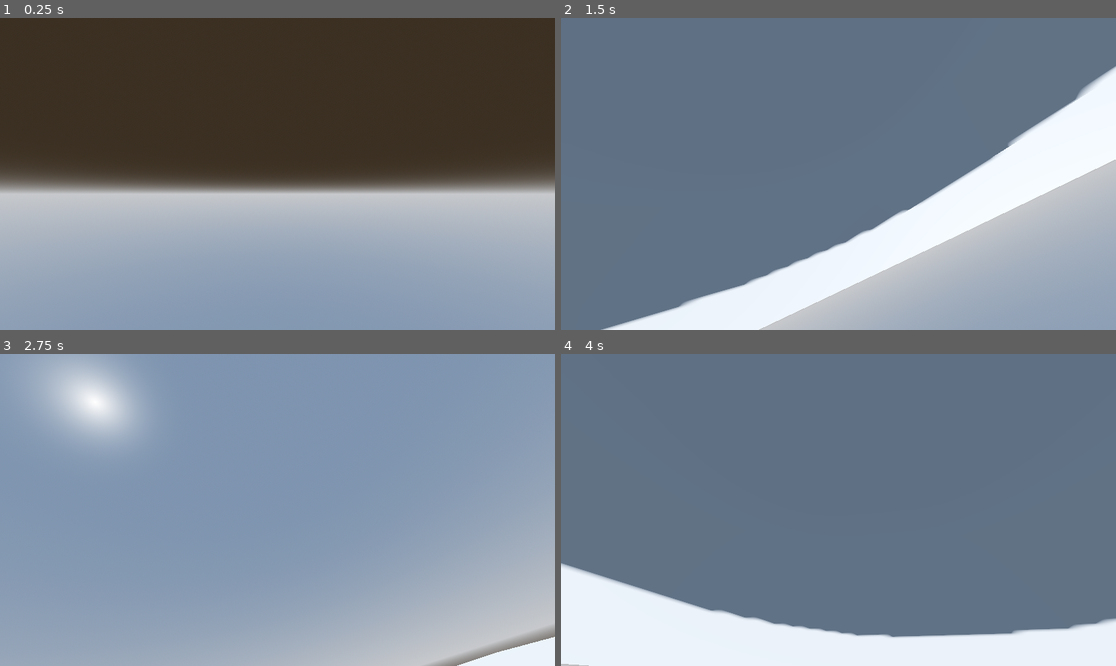
Above: before the commit, frames 1-4 (two rows, left to right).
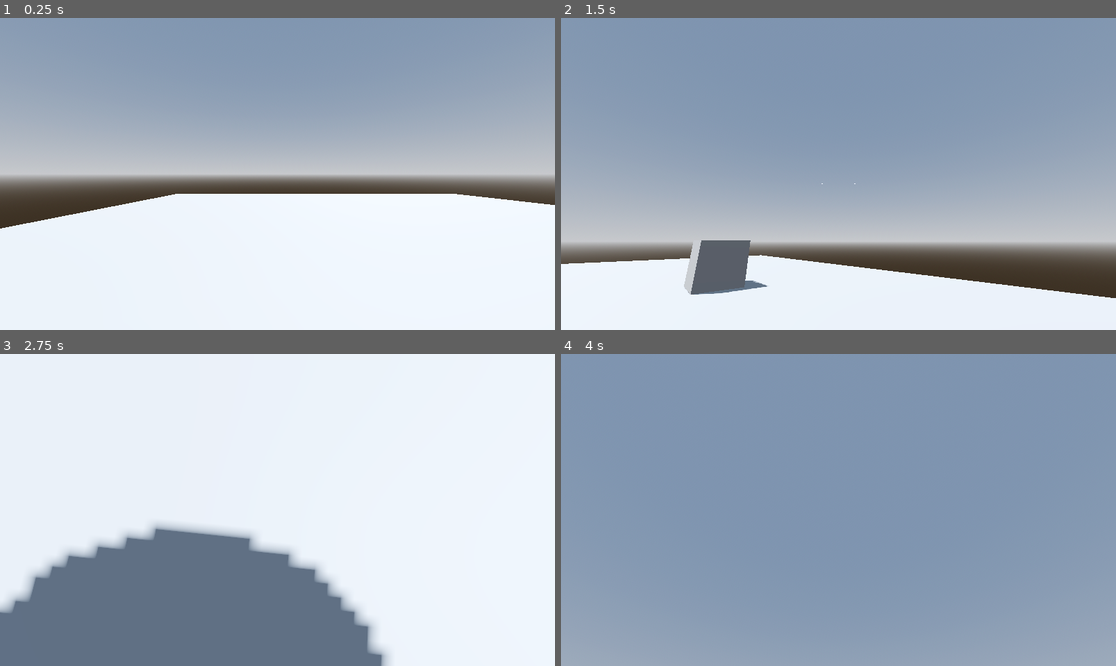
Above: after the commit, the same moments.

Repository: clarinet-player/Oxygen-Critical
Game: Godot game, scene res://scenes/testscene.tscn
The game is run twice, just before and just after one commit, with the same random seed, the same clock (stepped at 60 frames per second) and the same inputs.
Inputs (mouse positions are in pixels of both pictures, inside the frame that each line leads up to):
- Up to frame 1 (0.25 s): no input
- Up to frame 2 (1.5 s): tap Enter at 0.5 s; move the mouse to (960, 158) at 0.52 s; tap T at 0.6, 1.35 s; tap Space at 1.25 s; move the mouse to (727, 189) at 1.27 s
- Up to frame 3 (2.75 s): tap Enter at 2 s; move the mouse to (333, 441) at 2.02 s; tap T at 2.1 s
- Up to frame 4 (4 s): tap Space at 2.75 s; move the mouse to (810, 572) at 2.77 s; tap T at 2.85, 3.6 s; tap Enter at 3.5 s; move the mouse to (1005, 556) at 3.52 s

The runs differ from the first frame. In frame 1, 99% of the frame differs, in the area x 0-100%, y 0-100%; in frame 2, 92%; in frame 3, 98%; in frame 4, 100%.

Commit message:
work3

Diff:
--- a/classes/player_body.tscn
+++ b/classes/player_body.tscn
@@ -5,29 +5,32 @@
 extends RigidBody3D
 
 
-@export var walk_acceleration : float = 3.0
-@export var walk_friction : float = 3.0
-@export var walk_max_speed : float = 10.0
-
-@export var sprint_acceleration : float = 5.0
-@export var sprint_max_speed : float = 20.0
-
-@export var slide_power : float = 5.0
+
+@export var walk_acceleration : float = 30.0
+@export var walk_friction : float = 40.0
+@export var walk_max_speed : float = 3
+
+@export var sprint_acceleration : float = 40.0
+@export var sprint_max_speed : float = 6
+
+@export var slide_power : float = 2.0
 @export var slide_friction : float = 1.0
 
-@export var jump_power : float = 10.0
+@export var jump_power : float = 3.0
 
 @export var mouse_sensitivity : float = 0.01
 
-var _mouse_position : Vector2 = Vector2.ZERO
+var _mouse_position : Vector2
 
 var _anchored_body : RigidBody3D
 var _anchor_point_l : Vector3
-
-var _set_velocity : Vector3
-
-var _lateral_velocity : Vector2
 var _surface_normal : Vector3
+
+var _velocity_2d : Vector2
+var _velocity_3d : Vector3
+
+var _jump_stamina : float = 1.0
+var _slide_stamina : float = 1.0
 
 enum move_type {
 	IDLE,
@@ -39,55 +42,71 @@
 var _movement_state : move_type = move_type.WALKING
 
 
+
 # Called when we enter the scene tree
 func _ready():
-	body_entered.connect(_on_collision)
-
-
-############    EXECUTED EVERY PHYSICS FRAME    #############
-
-
-# Before simulation
-func _physics_process(delta):
+	_mouse_position = get_viewport().get_mouse_position()
+	#Input.mouse_mode = Input.MOUSE_MODE_CAPTURED
+
+
+
+############    Executed every physics frame    ############
+
+
+
+func _physics_process(delta : float):
 
 	# Get mouse input
 	var _new = get_viewport().get_mouse_position()
 	var _difference = _new - _mouse_position
+	_mouse_position = _new
 
 
 	# Rotate to match mouse input
 	if _anchored_body:
-		var _looking : Vector3 = global_transform.basis.z
-
 		rotate(_surface_normal, _difference.x * mouse_sensitivity)
-		rotate(_looking - _looking.dot(_surface_normal) * _surface_normal, _difference.y * mouse_sensitivity)
-
-	rotate(global_transform.basis.y, _difference.x * mouse_sensitivity)
-	rotate(global_transform.basis.x, _difference.y * mouse_sensitivity)
-
-	_mouse_position = _new
-
-
-	# Stop execution if we're not anchored
-	if !_anchored_body:
-		return
-
-
-	# Move to follow our anchor
-	global_position = _anchored_body.to_global(_anchor_point_l)
-
-
-	# Jumping
-	if Input.is_action_pressed(\"Space\"):
-		detach(global_transform.basis.z * jump_power)
-		apply_central_impulse(global_transform.basis.z * jump_power)
-
+		rotate(global_transform.basis.x.normalized(), _difference.y * mouse_sensitivity)
+
+	else:
+		rotate(global_transform.basis.y.normalized(), _difference.x * mouse_sensitivity)
+		rotate(global_transform.basis.x.normalized(), _difference.y * mouse_sensitivity)
+
+
+	# Regen stamina
+	_jump_stamina = clamp(_jump_stamina + delta, 0, 1)
+	_slide_stamina = clamp(_slide_stamina + delta, 0, 1)
+
+
+	if _anchored_body:
+
+		# Move to follow our anchor
+		global_position = _anchored_body.to_global(_anchor_point_l)
+
+
+		# Jumping
+		if Input.is_action_pressed(\"Space\"):
+			detach()
+			_velocity_3d += _surface_normal
+			_velocity_3d += global_transform.basis.z * -1 * jump_power * _jump_stamina
+			_jump_stamina = 0
+
+
+	# Delegate movement
+	if _anchored_body:
+		_surface_move(delta)
+	else:
+		_free_move(delta)
+
+
+
+func _surface_move(delta : float):
 
 	# Modifying Movement State
 	if Input.is_action_pressed(\"Control\"):
 		if _movement_state != move_type.SLIDING:
 			_movement_state = move_type.SLIDING
-			_lateral_velocity += _lateral_velocity.normalized() * slide_power
+			_velocity_2d.y += slide_power * _slide_stamina
+			_slide_stamina = 0
 	elif _movement_state == move_type.SLIDING:
 		_movement_state = move_type.IDLE
 
@@ -105,95 +124,146 @@
 	match _movement_state:
 
 		move_type.IDLE:
-			if _lateral_velocity < walk_friction * delta:
-				_lateral_velocity = Vector2.ZERO
-			else:
-				_lateral_velocity -= walk_friction * delta
+			if _velocity_2d.length() < walk_friction * delta:
+				_velocity_2d = Vector2.ZERO
+			else:
+				_velocity_2d = _velocity_2d.limit_length(_velocity_2d.length() - walk_friction * delta)
 
 		move_type.WALKING:
 			var _accel = delta * walk_acceleration
 
 			if Input.is_action_pressed(\"W\"):
-				_lateral_velocity.y += _accel
+				_velocity_2d.y += _accel
 			if Input.is_action_pressed(\"S\"):
-				_lateral_velocity.y -= _accel
+				_velocity_2d.y -= _accel
 			if Input.is_action_pressed(\"A\"):
-				_lateral_velocity.x -= _accel
+				_velocity_2d.x -= _accel
 			if Input.is_action_pressed(\"D\"):
-				_lateral_velocity.x += _accel
-
-			_lateral_velocity.limit_length(walk_max_speed)
+				_velocity_2d.x += _accel
+
+			if _velocity_2d.length() > walk_max_speed + walk_friction * delta:
+				_velocity_2d = _velocity_2d.limit_length(_velocity_2d.length() - walk_friction * delta)
+			else:
+				_velocity_2d = _velocity_2d.limit_length(walk_max_speed)
 
 		move_type.SPRINTING:
 			var _accel = delta * sprint_acceleration
 
 			if Input.is_action_pressed(\"W\"):
-				_lateral_velocity.y += _accel
+				_velocity_2d.y += _accel
 			if Input.is_action_pressed(\"S\"):
-				_lateral_velocity.y -= _accel
+				_velocity_2d.y -= _accel
 			if Input.is_action_pressed(\"A\"):
-				_lateral_velocity.x -= _accel
+				_velocity_2d.x -= _accel
 			if Input.is_action_pressed(\"D\"):
-				_lateral_velocity.x += _accel
-
-			_lateral_velocity.limit_length(sprint_max_speed)
+				_velocity_2d.x += _accel
+
+			if _velocity_2d.length() > sprint_max_speed + walk_friction * delta:
+				_velocity_2d = _velocity_2d.limit_length(_velocity_2d.length() - walk_friction * delta)
+			else:
+				_velocity_2d = _velocity_2d.limit_length(sprint_max_speed)
 
 		move_type.SLIDING:
-			if _lateral_velocity < slide_friction * delta:
-				_lateral_velocity = Vector2.ZERO
-			else:
-				_lateral_velocity -= walk_friction * delta
+			if _velocity_2d.length() < slide_friction * delta:
+				_velocity_2d = Vector2.ZERO
+			else:
+				_velocity_2d = _velocity_2d.limit_length(_velocity_2d.length() - slide_friction * delta)
 
 
 	# Applying movement
-	var _looking : Vector3 = global_transform.basis.z
-
+	var _looking : Vector3 = global_transform.basis.z * -1
 	var _forward : Vector3 = _looking - _looking.dot(_surface_normal) * _surface_normal
-
-	var _side : Vector3 = _forward.rotated(_surface_normal, 90)
-
-	var _movement : Vector3 = (_forward * _lateral_velocity.y) + ( _side * _lateral_velocity.x)
-	move_and_collide(_movement)
-
-
-# During simulation
-func _integrate_forces(state):
-	if _anchored_body:
+	var _side : Vector3 = _forward.cross(_surface_normal)
+	var _movement : Vector3 = (_forward * _velocity_2d.y) + ( _side * _velocity_2d.x)
+
+	var _collision = move_and_collide(_movement * delta)
+	while _collision:
+
+		var _body = _collision.get_collider()
+		var _normal = _collision.get_normal()
+		var _remaining : float = _movement.length() - _collision.get_travel().length()
+
+		if _body == _anchored_body and acos(_surface_normal.dot(_normal)) <= 0.5:
+			_surface_normal = _normal
+
+			_looking = global_transform.basis.z * -1
+			_forward = _looking - _looking.dot(_surface_normal) * _surface_normal
+			_side = _forward.cross(_surface_normal)
+
+			_movement = (_forward * _velocity_2d.y * _remaining) + ( _side * _velocity_2d.x * _remaining)
+
+		else:
+			var _new_velocity = _movement - _movement.dot(_normal) * _normal
+			_velocity_2d = Vector2(_new_velocity.dot(_side), _new_velocity.dot(_forward))
+			_movement = _new_velocity * _remaining
+
+		_collision = move_and_collide(_movement)
+
+
+
+	_collision = move_and_collide(_surface_normal * -2 * delta)
+	if !_collision:
+		detach()
 		return
 
-	if !_set_velocity.is_zero_approx():
-		state.linear_velocity = _set_velocity
-		_set_velocity = Vector3.ZERO
-
-	state.linear_velocity += WorldState.get_gravity_vector() * get_physics_process_delta_time()
-
-
-#############################################################
-
-
-func _on_collision(body : RigidBody3D):
-	if _anchored_body:
-		return
-
-	if body.grabbable:
-		attach(body, global_position)
-		var velocity = to_local(linear_velocity)
-		_lateral_velocity = Vector2(velocity.x, velocity.z + velocity.y)
-
-
-func attach(body : RigidBody3D, anchor_point_g : Vector3):
-	_anchored_body = body
-	_anchor_point_l = _anchored_body.to_local(anchor_point_g)
-
-
-func detach(velocity : Vector3):
-	var offset : Vector3 = position
-
-	reparent(_anchored_body.get_parent())
-
-	_set_velocity = velocity
-	_set_velocity += _anchored_body.linear_velocity
-	_set_velocity += position.cross( _anchored_body.angular_velocity )
+	_anchor_point_l = _anchored_body.to_local(self.global_position)
+
+
+
+func _free_move(delta : float):
+
+	# Apply gravity, if any
+	_velocity_3d += WorldState.get_gravity_vector() * delta
+
+	# Apply air resistance
+	_velocity_3d *= (350 - WorldState.air_pressure) / 350
+
+	# Try to move to our new position
+	var _collision = move_and_collide(_velocity_3d * delta)
+	while _collision:
+
+		var _body = _collision.get_collider()
+		var _normal = _collision.get_normal()
+
+		if \"get_is_grabbable\" in _body and _body.get_is_grabbable:
+			attach(_body, global_position, _normal)
+			_surface_move(_collision.get_remainder().length()/_velocity_3d.length())
+			return
+
+		_collision = move_and_collide(_collision.get_remainder().bounce(_normal) * 0.5)
+		_velocity_3d = _velocity_3d.bounce(_normal) * 0.5
+
+
+
+############################################################
+
+
+
+func attach(_body : RigidBody3D, _anchor_point_g : Vector3, _normal : Vector3):
+	_anchored_body = _body
+	_anchor_point_l = _anchored_body.to_local(_anchor_point_g)
+	_surface_normal = _normal
+
+	var _looking : Vector3 = global_transform.basis.z * -1
+
+	var _forward : Vector3 = _looking - _looking.dot(_surface_normal) * _surface_normal
+
+	var _side : Vector3 = _forward.cross(_surface_normal)
+
+	_velocity_2d = Vector2(_velocity_3d.dot(_side), _velocity_3d.dot(_looking))
+
+
+
+func detach():
+	var _looking : Vector3 = global_transform.basis.z * -1
+
+	var _forward : Vector3 = _looking - _looking.dot(_surface_normal) * _surface_normal
+
+	var _side : Vector3 = _forward.cross(_surface_normal)
+
+	_velocity_3d = _anchored_body.linear_velocity
+	_velocity_3d += position.cross(_anchored_body.angular_velocity)
+	_velocity_3d += (_forward * _velocity_2d.y) + ( _side * _velocity_2d.x)
 
 	_anchored_body = null
 "
@@ -206,7 +276,10 @@
 custom_integrator = true
 max_contacts_reported = 1
 contact_monitor = true
+can_sleep = false
 lock_rotation = true
+freeze = true
+freeze_mode = 1
 script = SubResource("GDScript_n1bfo")
 
 [node name="CollisionShape3D" type="CollisionShape3D" parent="."]
--- /dev/null
+++ b/classes/wall.tscn
@@ -0,0 +1,17 @@
+[gd_scene load_steps=2 format=3 uid="uid://dgx1j2j0swpac"]
+
+[sub_resource type="GDScript" id="GDScript_pdmos"]
+script/source = "class_name Wall
+extends RigidBody3D
+
+@export var grabbable_states : Array = [\"zero\", \"thrust\", \"spin\"]
+
+func get_is_grabbable():
+	if grabbable_states.find(WorldState.gravity_state) != -1:
+		return true
+	else:
+		return false
+"
+
+[node name="wall" type="RigidBody3D"]
+script = SubResource("GDScript_pdmos")
--- a/classes/worldState.tscn
+++ b/classes/worldState.tscn
@@ -4,21 +4,16 @@
 resource_name = "worldState"
 script/source = "extends Node
 
-enum gravityTypes {
-	THRUST,
-	ZERO,
-	SPIN
-}
+# Gravity states: zero, thrust, spin
+var gravity_state : String = \"thrust\"
 
-var gravityState : gravityTypes = gravityTypes.ZERO
+var gravity_strength : float = 9.8
 
-var gravityStrength : float = 0.0
-
-var airPressure : float = 0.0
+var air_pressure : float = 1.0
 
 func get_gravity_vector() -> Vector3:
-	if gravityState == gravityTypes.THRUST:
-		return Vector3(0, gravityStrength * -1, 0)
+	if gravity_state == \"thrust\":
+		return Vector3(0, gravity_strength * -1, 0)
 	else:
 		return Vector3.ZERO
 "
--- a/scenes/testscene.tscn
+++ b/scenes/testscene.tscn
@@ -1,6 +1,7 @@
-[gd_scene load_steps=8 format=3 uid="uid://cnwcqemqhqc53"]
+[gd_scene load_steps=11 format=3 uid="uid://cnwcqemqhqc53"]
 
 [ext_resource type="PackedScene" uid="uid://bve504yaouv3p" path="res://classes/player_body.tscn" id="1_wfpof"]
+[ext_resource type="PackedScene" uid="uid://dgx1j2j0swpac" path="res://classes/wall.tscn" id="2_pl458"]
 
 [sub_resource type="ProceduralSkyMaterial" id="ProceduralSkyMaterial_vmb76"]
 sky_horizon_color = Color(0.64625, 0.65575, 0.67075, 1)
@@ -15,15 +16,21 @@
 tonemap_mode = 2
 glow_enabled = true
 
-[sub_resource type="BoxShape3D" id="BoxShape3D_fh36h"]
-size = Vector3(100, 0.5, 100)
-
-[sub_resource type="BoxMesh" id="BoxMesh_203qp"]
-size = Vector3(100, 0.5, 100)
-
 [sub_resource type="SphereMesh" id="SphereMesh_gh80h"]
 radius = 1.0
 height = 2.0
+
+[sub_resource type="BoxShape3D" id="BoxShape3D_fh36h"]
+size = Vector3(50, 50, 50)
+
+[sub_resource type="BoxMesh" id="BoxMesh_203qp"]
+size = Vector3(50, 50, 50)
+
+[sub_resource type="BoxShape3D" id="BoxShape3D_itsvf"]
+size = Vector3(2, 2, 2)
+
+[sub_resource type="BoxMesh" id="BoxMesh_1lixv"]
+size = Vector3(2, 2, 2)
 
 [node name="testscene" type="Node3D"]
 
@@ -34,17 +41,48 @@
 [node name="WorldEnvironment" type="WorldEnvironment" parent="."]
 environment = SubResource("Environment_63ddg")
 
-[node name="StaticBody3D" type="StaticBody3D" parent="."]
+[node name="player_body" parent="." instance=ExtResource("1_wfpof")]
+transform = Transform3D(1, 0, 0, 0, 1, 0, 0, 0, 1, -6.84748, 27.8909, 11.8258)
 
-[node name="CollisionShape3D" type="CollisionShape3D" parent="StaticBody3D"]
+[node name="MeshInstance3D" type="MeshInstance3D" parent="player_body"]
+mesh = SubResource("SphereMesh_gh80h")
+
+[node name="wall" parent="." instance=ExtResource("2_pl458")]
+freeze = true
+
+[node name="CollisionShape3D" type="CollisionShape3D" parent="wall"]
 shape = SubResource("BoxShape3D_fh36h")
 
-[node name="MeshInstance3D" type="MeshInstance3D" parent="StaticBody3D"]
+[node name="MeshInstance3D" type="MeshInstance3D" parent="wall"]
 mesh = SubResource("BoxMesh_203qp")
+skeleton = NodePath("")
 
-[node name="player_body" parent="." instance=ExtResource("1_wfpof")]
-transform = Transform3D(1, 0, 0, 0, 1, 0, 0, 0, 1, 0, 0.598687, 0)
+[node name="wall2" parent="." instance=ExtResource("2_pl458")]
+transform = Transform3D(1, 0, 0, 0, 1, 0, 0, 0, 1, -13.3231, 1.42146, 26.2435)
+freeze = true
 
-[node name="MeshInstance3D" type="MeshInstance3D" parent="player_body"]
-transform = Transform3D(1, 0, 0, 0, 1, 0, 0, 0, 1, 0, 0.758666, 0)
-mesh = SubResource("SphereMesh_gh80h")
+[node name="CollisionShape3D" type="CollisionShape3D" parent="wall2"]
+shape = SubResource("BoxShape3D_itsvf")
+
+[node name="MeshInstance3D" type="MeshInstance3D" parent="wall2"]
+mesh = SubResource("BoxMesh_1lixv")
+
+[node name="wall3" parent="." instance=ExtResource("2_pl458")]
+transform = Transform3D(1, 0, 0, 0, 1, 0, 0, 0, 1, 4.64163, 25.998, 14.6455)
+freeze = true
+
+[node name="CollisionShape3D" type="CollisionShape3D" parent="wall3"]
+shape = SubResource("BoxShape3D_itsvf")
+
+[node name="MeshInstance3D" type="MeshInstance3D" parent="wall3"]
+mesh = SubResource("BoxMesh_1lixv")
+
+[node name="wall4" parent="." instance=ExtResource("2_pl458")]
+transform = Transform3D(1, 0, 0, 0, 1, 0, 0, 0, 1, -26.2244, 1.42146, -4.90179)
+freeze = true
+
+[node name="CollisionShape3D" type="CollisionShape3D" parent="wall4"]
+shape = SubResource("BoxShape3D_itsvf")
+
+[node name="MeshInstance3D" type="MeshInstance3D" parent="wall4"]
+mesh = SubResource("BoxMesh_1lixv")
